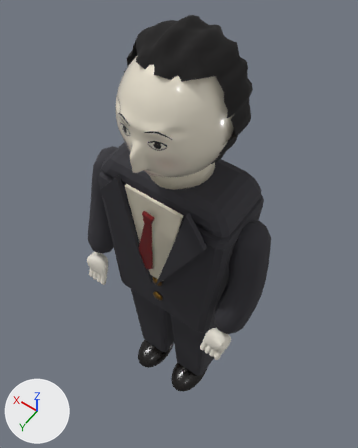
The glTF model public/models/mascara_executivo.glb, before and after one commit.
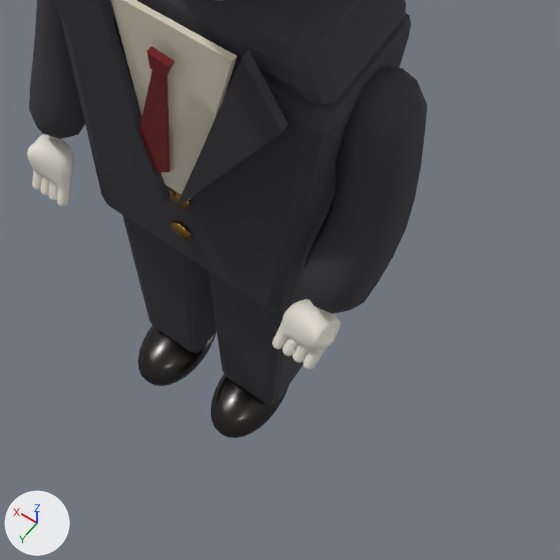
Each version appears first whole from a 50 mm lens placed at (-0.587, 0.824, 2.315), pointed at (0.032, -0.042, 0.953), and next in a close-up on the part from 21% to 93% of the width and 42% to 100% of the height. Lighting does not change. The marker at lower left points along +X, +Y and +Z. The older version's two pictures come first. Where no turn or scale is listed for an object, it has been applied to the vertices.

Names of what the first close-up shows: 'calca', 'calca.001', 'lapela', 'lapela.001', 'luva', 'manga', 'manga.001', 'ombros', 'paleto', 'peitilho', 'sapato', 'sapato.001' and 5 more.
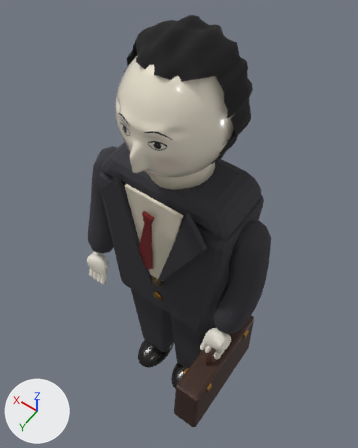
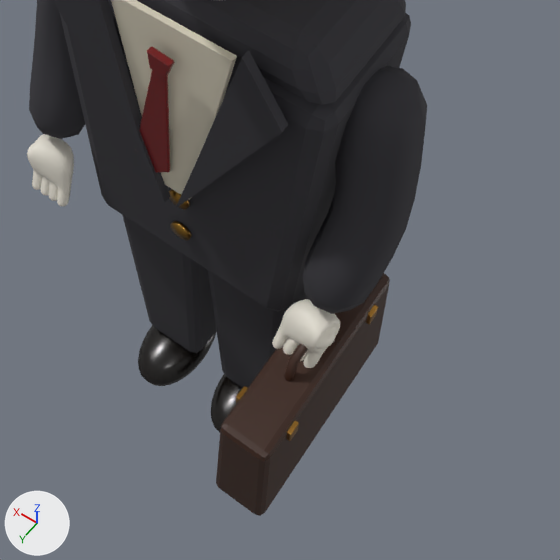
Boxes (x1, y1, x2, y2) around the edits, measured in the close-ups (560 x 560 px):
'maleta', added
    after: (216, 273, 390, 516)
'alca_maleta', added
    after: (284, 344, 308, 381)
'fecho.001', added
    after: (236, 386, 299, 441)
'fecho', added
    after: (366, 305, 378, 324)
'sapato', unchanged, covered by the edit
    before: (211, 374, 289, 438)
    after: (211, 374, 242, 433)

Edits to the bpy script that builds the scene:
```text
Add mat_executivo_couro:
    mat_executivo_couro = principled_material('executivo_couro')
    mat_executivo_couro.base_color = (0.0397, 0.0116, 0.00394)  # brown #381c0d
    mat_executivo_couro.roughness = 0.45
Add mat_fecho:
    mat_fecho = principled_material('fecho')
    mat_fecho.base_color = (0.523, 0.263, 0.0509)  # orange #bf8c40
    mat_fecho.metallic = 1.0
    mat_fecho.roughness = 0.3
Add me_maleta_001:
    me_maleta_001.from_pydata(...)  # 56 vertices, 108 faces; spans x -0.325..-0.225, y -0.04..0.36, z 0.41..0.68
    me_maleta_001.materials.append(mat_executivo_couro)  # brown #381c0d
Add me_fecho_003:
    me_fecho_003.from_pydata(...)  # 56 vertices, 108 faces; spans x -0.327..-0.223, y 0.268..0.292, z 0.64..0.67
    me_fecho_003.materials.append(mat_fecho)  # orange #bf8c40
Add me_fecho_001:
    me_fecho_001.from_pydata(...)  # 56 vertices, 108 faces; spans x -0.327..-0.223, y 0.028..0.052, z 0.64..0.67
    me_fecho_001.materials.append(mat_fecho)  # orange #bf8c40
Add me_alca_maleta:
    me_alca_maleta.from_pydata(...)  # 32 vertices, 60 faces; spans x -0.283..-0.267, y 0.0922..0.2278, z 0.6783..0.7312
    me_alca_maleta.materials.append(mat_executivo_couro)  # brown #381c0d
Add ob_maleta:
    ob_maleta = bpy.data.objects.new('maleta', me_maleta_001)
    ob_maleta.location = (0.0, 0.0, 0.0)
Add ob_fecho_001:
    ob_fecho_001 = bpy.data.objects.new('fecho.001', me_fecho_003)
    ob_fecho_001.location = (0.0, 0.0, 0.0)
Add ob_fecho:
    ob_fecho = bpy.data.objects.new('fecho', me_fecho_001)
    ob_fecho.location = (0.0, 0.0, 0.0)
Add ob_alca_maleta:
    ob_alca_maleta = bpy.data.objects.new('alca_maleta', me_alca_maleta)
    ob_alca_maleta.location = (0.0, 0.0, 0.0)
```
